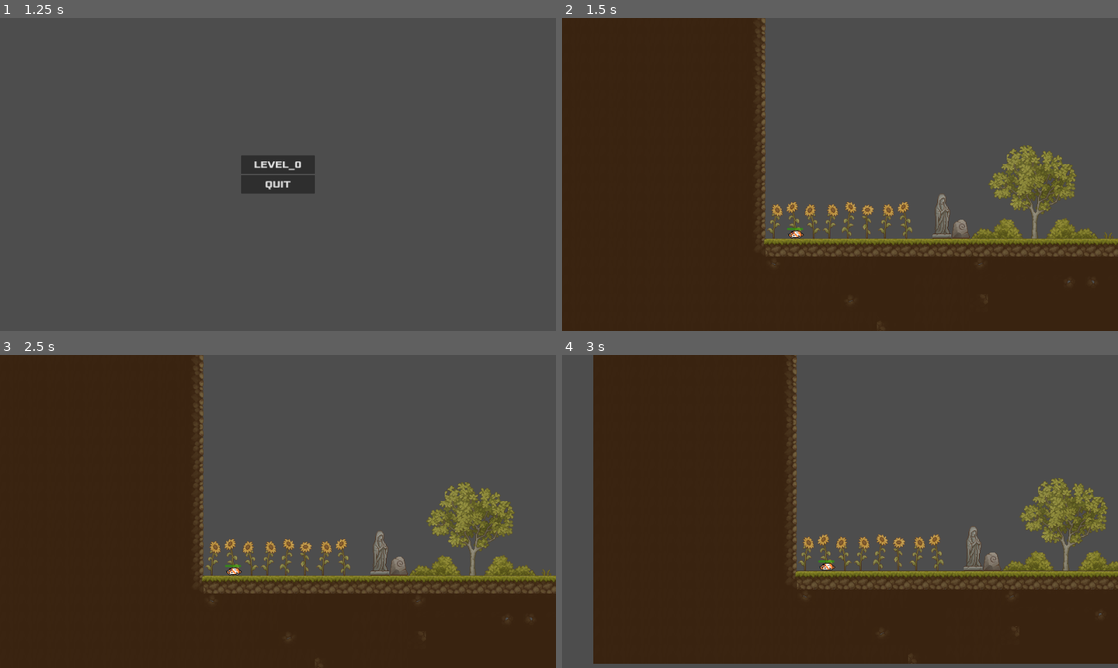
Above: before the commit, frames 1-4 (two rows, left to right).
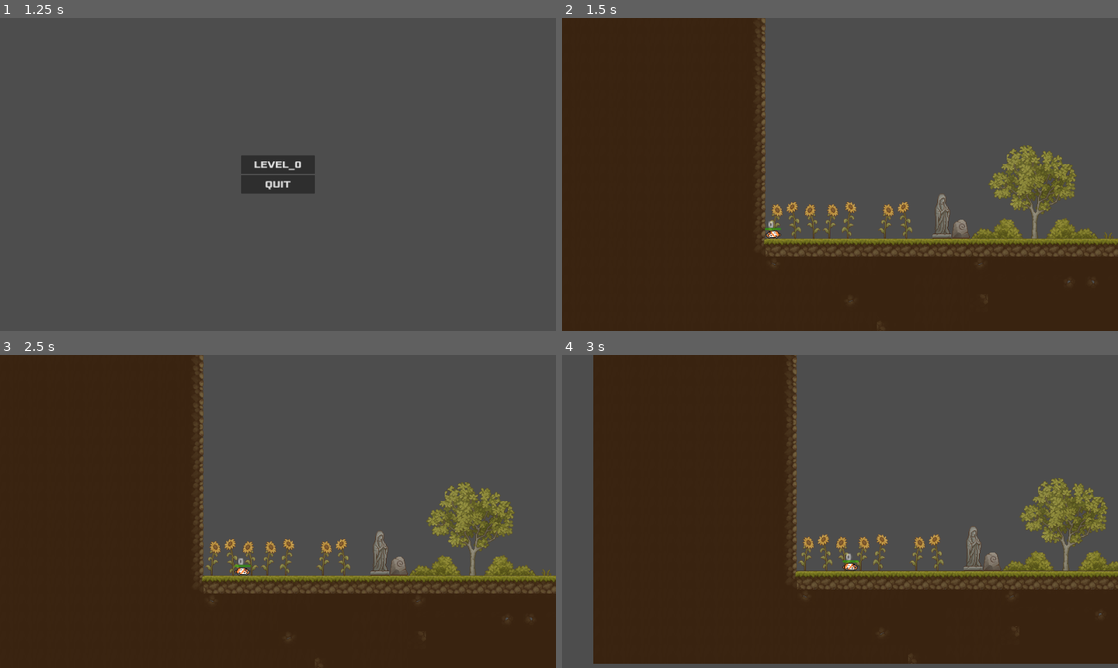
Above: after the commit, the same moments.

Repository: Afromentiii/Licencjat
Game: Godot game, scene res://GUI/Menu.tscn
Two runs of this game, one before a commit and one after it. Both use one fixed random seed, a clock stepped at 60 frames per second and the inputs below.
Inputs (mouse positions are in pixels of both pictures, inside the frame that each line leads up to):
- Up to frame 1 (1.25 s): click "START" at 0.5 s
- Up to frame 2 (1.5 s): click "LEVEL_0" at 1.25 s
- Up to frame 3 (2.5 s): tap Enter at 2 s; move the mouse to (400, 495) at 2.02 s; tap Space (jump) at 2.1, 2.27 s
- Up to frame 4 (3 s): tap Space (jump) at 2.57 s; move the mouse to (728, 527) at 2.77 s; click (728, 527) at 2.85 s

Frame 1 is identical in both runs. In frame 2, 0.3% of the frame differs, in the area x 36-57%, y 59-71%; in frame 3, 0.2%; in frame 4, 0.3%, in the area x 46-62%, y 58-69%.

Commit message:
feat: nagrody algorytmu i logika życiowa
feat(core): stworzenie funkcji przyznawania punktów za postępy w postaci kar i nagród
feat(core): wdrożenie kompleksowej logiki cyklu życia agenta zarządzającej stanem (live function)
fix(core): konfiguracja niezbędnych timerów synchronizujących ruchy poszczególnych agentów
feat(environment): utworzenie strefy zakończenia poziomu zatrzymującej czas gry (end_game_area)

Diff:
--- a/Levels/Level0/Level0.tscn
+++ b/Levels/Level0/Level0.tscn
@@ -1,22 +1,21 @@
-[gd_scene load_steps=5 format=3 uid="uid://b706vbylgsy2b"]
+[gd_scene load_steps=6 format=3 uid="uid://b706vbylgsy2b"]
 
 [ext_resource type="Script" path="res://Levels/Level0/Level0.gd" id="1_uq3w7"]
 [ext_resource type="PackedScene" uid="uid://cjfwkrdtab2vt" path="res://TileMap/tile_map.tscn" id="2_8tku7"]
 [ext_resource type="Script" path="res://Scripts/QLearning.gd" id="4_4l0m8"]
-[ext_resource type="Script" path="res://MovableCamera.gd" id="5_lgp1o"]
+[ext_resource type="PackedScene" uid="uid://ok2hhuga753" path="res://movable_camera.tscn" id="4_id7xs"]
+[ext_resource type="PackedScene" uid="uid://d0l3qj6wrlljv" path="res://Scenes/end_game.tscn" id="5_vcahi"]
 
 [node name="Level0" type="Node2D"]
 script = ExtResource("1_uq3w7")
 
 [node name="TileMap" parent="." instance=ExtResource("2_8tku7")]
-layer_0/tile_data = PackedInt32Array(65527, 524288, 3, 65528 …(4568 unchanged characters)… -65556, 524288, 6, -20, 524288, 6, -65550, 1769473, 268435464, -14, 1769473, 268435465, -65554, 1835009, 8, -18, 1835009, 9, -65549,  …(7274 unchanged characters)…
+layer_0/tile_data = PackedInt32Array(65527, 524288, 3, 65528 …(4568 unchanged characters)… -65556, 524288, 6, -20, 524288, 6, -65554, 1835009, 8, -18, 1835009, 9, -65549,  …(7274 unchanged characters)…
 
 [node name="GeneticAlgorithm" type="Node2D" parent="."]
 script = ExtResource("4_4l0m8")
 
-[node name="MovableCamera" type="Camera2D" parent="."]
-position = Vector2(-480, -113)
-zoom = Vector2(2, 2)
-position_smoothing_enabled = true
-position_smoothing_speed = 2.5
-script = ExtResource("5_lgp1o")
+[node name="MovableCamera" parent="." instance=ExtResource("4_id7xs")]
+
+[node name="EndGame" parent="." instance=ExtResource("5_vcahi")]
+position = Vector2(216, -3)
--- a/Scenes/end_game.tscn
+++ b/Scenes/end_game.tscn
@@ -4,13 +4,15 @@
 [ext_resource type="Texture2D" uid="uid://cpq73n0wnk3eh" path="res://Images/PngItem_5080937.png" id="2_t5v7c"]
 
 [sub_resource type="RectangleShape2D" id="RectangleShape2D_5cf1r"]
-size = Vector2(138, 181.5)
+size = Vector2(49, 86.5)
 
 [node name="EndGame" type="Area2D"]
+collision_layer = 4
+collision_mask = 3
 script = ExtResource("1_bhgi6")
 
 [node name="CollisionShape2D" type="CollisionShape2D" parent="."]
-position = Vector2(-29, -90.25)
+position = Vector2(15.5, -42.75)
 shape = SubResource("RectangleShape2D_5cf1r")
 
 [node name="Sprite2D" type="Sprite2D" parent="."]
--- a/Scenes/player.tscn
+++ b/Scenes/player.tscn
@@ -1,9 +1,9 @@
 [gd_scene load_steps=15 format=3 uid="uid://dr8ojjpf3tl1o"]
 
-[ext_resource type="Texture2D" uid="uid://vjh6tf1p0ivg" path="res://Images/ham.png" id="1_f5gg4"]
-[ext_resource type="Texture2D" uid="uid://c025oeg7qnj05" path="res://Images/test.png" id="2_tnck4"]
-[ext_resource type="Texture2D" uid="uid://c7nttvm4xgmuj" path="res://Images/left2.png" id="3_mwvfn"]
-[ext_resource type="Texture2D" uid="uid://d1raj3l4p0v5n" path="res://Images/left.png" id="4_p6upc"]
+[ext_resource type="Texture2D" uid="uid://vjh6tf1p0ivg" path="res://Images/Player/ham.png" id="1_f5gg4"]
+[ext_resource type="Texture2D" uid="uid://c025oeg7qnj05" path="res://Images/Player/test.png" id="2_tnck4"]
+[ext_resource type="Texture2D" uid="uid://c7nttvm4xgmuj" path="res://Images/Player/left2.png" id="3_mwvfn"]
+[ext_resource type="Texture2D" uid="uid://d1raj3l4p0v5n" path="res://Images/Player/left.png" id="4_p6upc"]
 
 [sub_resource type="GDScript" id="GDScript_5cbp6"]
 script/source = "extends CharacterBody2D
@@ -14,39 +14,108 @@
 const JUMP_VELOCITY = -400.0
 
 @onready var healthBar = $healthBar
+
 var gravity = ProjectSettings.get_setting(\"physics/2d/default_gravity\")
 var lastDirection : float = -2
 var deaths : int = 0
 var respawnPosition = Vector2(10,10)
 var direction = 0
-var KeyJump
+
 var is_dead : bool = false
-var moveArr = [\"right\", \"jump\", \"nothing\"]
-var is_moving_right = false
-var is_jumping = false
-
-func move(move : int, time : float):
-	if move == 0:
-		is_moving_right = true
-		await get_tree().create_timer(time).timeout
-		is_moving_right = false
-	elif move == 2:
-		pass
-	else:
-		is_jumping = true
-		is_moving_right = true
-		await get_tree().create_timer(0.3).timeout
-		is_moving_right = false
+var is_moving_right : bool = false
+var is_jumping : bool = false
+var is_stacked : bool = false
+var reward = 0
+var previous_pos_x = 0
+var move_end_pos_x = 0
+var iter_stacked_counter = 0
+var moves = []
+var playerID = -1
+var summmed_Timers
+
+var pos_x = 0
+var life = Callable(self, \"live\")
+var t = Thread.new()
+
+
+func print_gen_data():
+	print(\"Player id is: \" + str(playerID)+ \" Reward is: \" + str(reward) + \" Executed moves are: \" + str(moves))
+
+func live():
+	#index_short_right = 0
+	#index_mid_right = 1
+	#index_high_right = 2
+
+	#index_short_jump = 3
+	#index_mid_jump = 4
+	#index_high_jump = 5
+
+	#do_nothing = 6
+	while true:
+		var move = randi_range(0,5)
+		var time = randf_range(0.2, 0.5)
+		previous_pos_x = pos_x
+
+		if move == 0:
+			is_moving_right = true
+			await get_tree().create_timer(1).timeout
+			is_moving_right = false
+		elif move == 1:
+			is_moving_right = true
+			await get_tree().create_timer(0.25).timeout
+			is_moving_right = false
+		elif move == 2:
+			is_moving_right = true
+			await get_tree().create_timer(0.5).timeout
+			is_moving_right = false
+		elif move == 3:
+			is_jumping = true
+			is_moving_right = true
+			await get_tree().create_timer(0.1).timeout
+			is_moving_right = false
+		elif move == 4:
+			is_jumping = true
+			is_moving_right = true
+			await get_tree().create_timer(0.25).timeout
+			is_moving_right = false
+		elif move == 5:
+			is_jumping = true
+			is_moving_right = true
+			await get_tree().create_timer(0.5).timeout
+			is_moving_right = false
+
+		await get_tree().create_timer(0.75).timeout
+		move_end_pos_x = pos_x
+		moves.append(move)
+
+		if move_end_pos_x > previous_pos_x:
+			reward += 10
+			iter_stacked_counter = 0
+		else:
+			iter_stacked_counter += 1
+			reward -= 5
+			if iter_stacked_counter == 5:
+				reward -= 200
+				respawn()
+		if is_dead == true:
+			break
 
 func _ready():
 	self.position = get_parent().spawnPos
-	self.position.x += randf_range(10.0,54)
 
 func endGame():
-	get_tree().quit()
+	reward += 999999
+	respawn()
 
 func respawn():
 	self.position = respawnPosition
+	self.is_dead = true
+	self.is_jumping = false
+	self.is_moving_right = false
+	print_gen_data()
+	self.move_end_pos_x = 0
+	self.previous_pos_x = 0
+	self.moves.clear()
 
 func enemyDMG():
 	$healthBar.value -= 30
@@ -59,6 +128,7 @@
 
 func blackMatter_dmg() -> void:
 	$healthBar.value -= 100
+	reward -= 300
 
 func hugeJump() -> void:
 	velocity.y = -650
@@ -66,12 +136,16 @@
 func spike_dmg() -> void:
 	$healthBar.value -= 10
 	velocity.y = JUMP_VELOCITY
+	reward -= 5
 
 func lava_dmg() -> void:
 	$healthBar.value -= 25
 	velocity.y = JUMP_VELOCITY
 
 func _physics_process(delta):
+
+	pos_x = position.x
+
 	if not is_on_floor():
 		velocity.y += gravity * delta
 
@@ -175,7 +249,8 @@
 }]
 
 [node name="Player" type="CharacterBody2D"]
-collision_layer = 0
+collision_layer = 2
+collision_mask = 5
 script = SubResource("GDScript_5cbp6")
 
 [node name="CollwisionShape2D" type="CollisionShape2D" parent="."]
@@ -189,9 +264,16 @@
 
 [node name="healthBar" type="ProgressBar" parent="."]
 modulate = Color(0.227451, 0.909804, 0, 1)
-offset_left = -15.0
+offset_left = -14.0
 offset_top = -17.0
-offset_right = 13.0
+offset_right = 14.0
 offset_bottom = -13.0
 value = 100.0
 show_percentage = false
+
+[node name="Index" type="RichTextLabel" parent="."]
+offset_left = -8.0
+offset_top = -36.0
+offset_right = 12.0
+offset_bottom = -13.0
+fit_content = true
--- a/Scripts/EndGame.gd
+++ b/Scripts/EndGame.gd
@@ -2,6 +2,5 @@
 
 
 func _on_body_entered(body):
-	print("XD")
 	if body.has_method("respawn"):
 		body.respawn()
--- a/Scripts/QLearning.gd
+++ b/Scripts/QLearning.gd
@@ -2,33 +2,31 @@
 
 
 var iter = 0
-var states = []
 var call = Callable(self, "learn")
+
 var players = []
+var player_is_dead_counter = 0
+var move : int = 0
+var is_generation_dead : bool = false
+var totalTimeMoves : float = 0.0
+@export var path_to_conf = "res://Levels/Level0/GeneticAlgorithm0/conf.txt"
 
 func learn():
-	await get_tree().create_timer(2).timeout
-	while true:
-		for i in players:
-			var move = randi_range(0,1)
-			i.move(move,randf_range(0,0.5))
-		await get_tree().create_timer(0.5).timeout
-
-
-
+	await get_tree().create_timer(1).timeout
+	for i in players:
+		i.t.start(i.life, Thread.PRIORITY_HIGH)
 func _ready():
 	for i in range(0,1):
-		var p1 = preload("res://Scenes/player.tscn").instantiate()
-		get_parent().call_deferred("add_child",p1)
-		p1.position = get_parent().spawnPos
-		players.append(p1)
+		var p = preload("res://Scenes/player.tscn").instantiate()
+		get_parent().call_deferred("add_child",p)
+		p.position = get_parent().spawnPos
+		p.respawnPosition = get_parent().spawnPos
+		p.playerID = i
+		p.get_node("Index").text = str(i)
+		players.append(p)
 
 	var t = Thread.new()
 	t.start(call,Thread.PRIORITY_HIGH)
 
-
-
-
-# Called every frame. 'delta' is the elapsed time since the previous frame.
 func _process(delta):
 	pass
--- /dev/null
+++ b/movable_camera.tscn
@@ -0,0 +1,10 @@
+[gd_scene load_steps=2 format=3 uid="uid://ok2hhuga753"]
+
+[ext_resource type="Script" path="res://MovableCamera.gd" id="1_tbihh"]
+
+[node name="MovableCamera" type="Camera2D"]
+position = Vector2(-480, -113)
+zoom = Vector2(2, 2)
+position_smoothing_enabled = true
+position_smoothing_speed = 2.5
+script = ExtResource("1_tbihh")
--- a/project.godot
+++ b/project.godot
@@ -59,3 +59,5 @@
 [layer_names]
 
 2d_render/layer_1="PLAYER"
+2d_physics/layer_1="ENV"
+2d_physics/layer_2="PLAYER"
